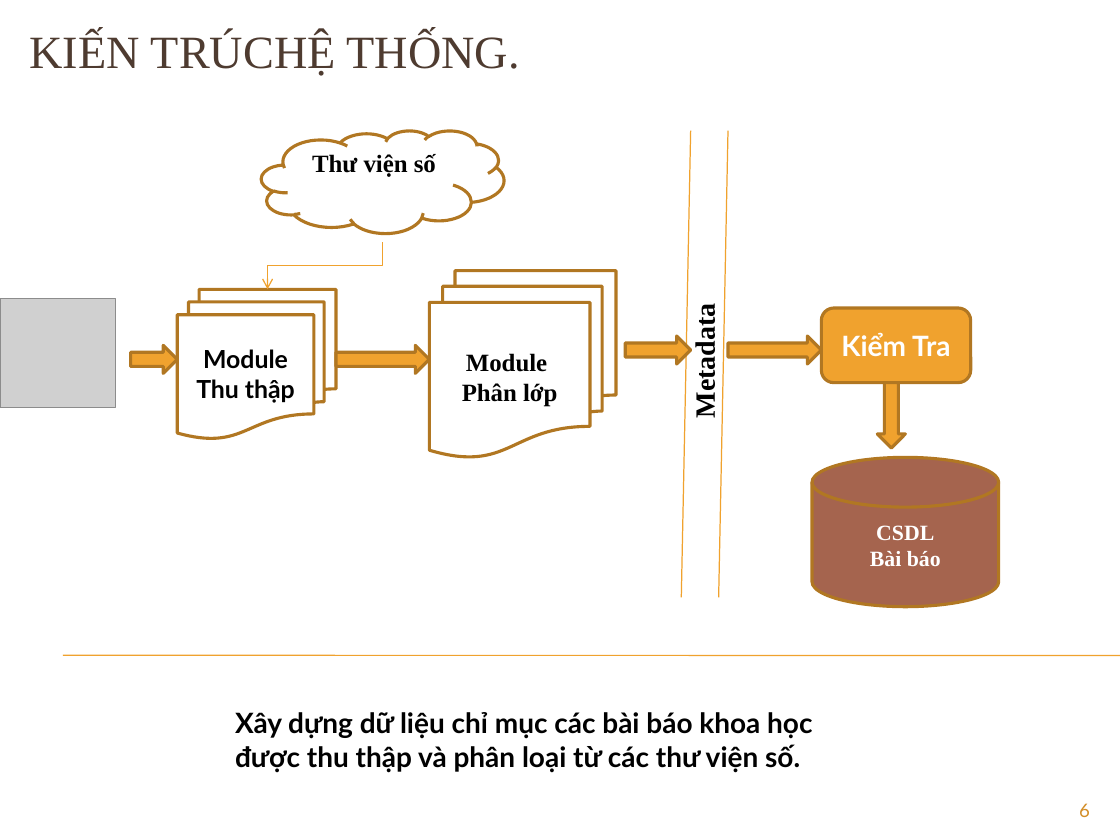
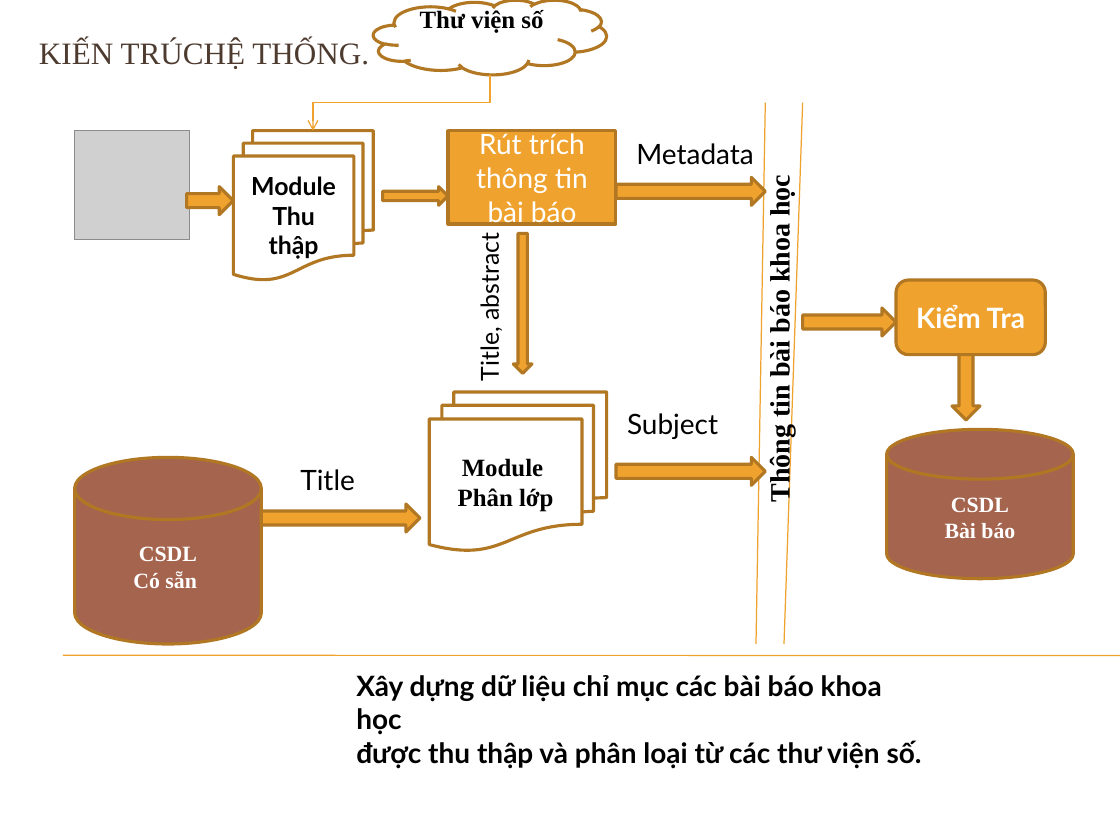
Before and after one commit to tiendv/detaitotnghiep, a slide deck: slide 6 of Outline thesis/De cuong/Slide Bao Cao.pptx. Drawn at 1120x840 pixels with LibreOffice and Linux fonts; fonts in the diff are those of the drawing; grey boxes stand for pictures; background and template pictures are left out. Boxes give left, top, right and bottom in pixels: in the first picture for what was removed or moved away, otherwise in the second. Text is boxed around its words. In the diff, an @@ line names an element or a change of style, - is before the commit and + after.

```diff
--- a/Outline thesis/De cuong/Slide Bao Cao.pptx
+++ b/Outline thesis/De cuong/Slide Bao Cao.pptx
@@ text "KIẾN TRÚCHỆ THỐNG.": place and size @@
-text "KIẾN TRÚCHỆ THỐNG." at [30,33,519,76]
+text "KIẾN TRÚCHỆ THỐNG." at [39,40,369,69]
@@ text "KIẾN TRÚCHỆ THỐNG." at [39,40,369,69]: size 29.7 to 20 pt; line spacing 0.8 to 1 @@
@@ cloud "Thư viện số": place and size @@
-cloud "Thư viện số" at [261,131,504,234]
+cloud "Thư viện số" at [373,0,606,75]
@@ elbow arrow added from (491, 75) to (312, 131), #F0A22E 0.79 pt @@
@@ line moved from (728, 131) - (719, 597) to (765, 103) - (756, 644) @@
@@ line moved from (691, 131) - (681, 597) to (803, 103) - (784, 644) @@
@@ picture: place and size @@
-picture at [0,299,115,409]
+picture at [75,131,190,241]
@@ flow chart multidocument "Module Thu thập": place and size @@
-flow chart multidocument "Module Thu thập" at [177,289,336,438]
+flow chart multidocument "Module Thu thập" at [233,131,373,280]
@@ rectangle added at [448,131,616,224], fill #F0A22E, outline #B27822 2 pt, 18 pt, text #FFFFFF @@
+Rút trích thông tin bài báo
@@ text "Metadata": place and size @@
-text "Metadata" at [690,314,721,415]
+text "Metadata" at [636,143,753,165]
@@ text "Metadata" at [636,143,753,165]: font Times New Roman to Lato, bold off; rotation 270 to 0 degrees @@
@@ right arrow added at [616,177,765,205], fill #F0A22E, outline #B27822 2 pt @@
@@ text added at [765,179,796,501], 18 pt, text #000000, bold @@
+Thông tin bài báo khoa học
@@ right arrow: place and size @@
-right arrow at [131,345,178,373]
+right arrow at [187,187,234,215]
@@ right arrow: place and size @@
-right arrow at [625,336,690,364]
+right arrow at [383,187,448,206]
@@ right arrow added at [513,233,532,373], fill #F0A22E, outline #B27822 2 pt @@
@@ elbow arrow removed from (383, 243) to (268, 289) @@
@@ text added at [474,242,504,380], 16 pt, text #000000 @@
+Title, abstract
@@ 2 right arrows, 1 cylinder, 1 rounded rectangle: place and size @@
-2 right arrows, 1 cylinder, 1 rounded rectangle at [728,308,999,606]
+2 right arrows, 1 cylinder, 1 rounded rectangle at [803,280,1074,578]
@@ right arrow removed at [336,345,429,373] @@
@@ flow chart multidocument "Module": place and size @@
-flow chart multidocument "Module" at [429,271,616,458]
+flow chart multidocument "Module" at [429,392,606,551]
@@ text added at [627,413,718,439], 18 pt, text #000000 @@
+Subject
@@ cylinder added at [75,457,262,644], fill #A5644E, outline #B27822 2 pt, 14 pt, text #FFFFFF, bold @@
+CSDL
+Có sẵn
@@ text added at [300,469,355,491], 18 pt, text #000000 @@
+Title
@@ right arrow added at [616,457,765,485], fill #F0A22E, outline #B27822 2 pt @@
@@ right arrow added at [261,504,420,532], fill #F0A22E, outline #B27822 2 pt @@
@@ text "Xây dựng dữ liệu chỉ ..." rewrapped from [235,712,812,772] to [356,675,922,769] @@
@@ page number removed at [1079,803,1090,817] @@
-6
```
Also in this commit, not shown: 2 other slides changed, 1 slide added.
